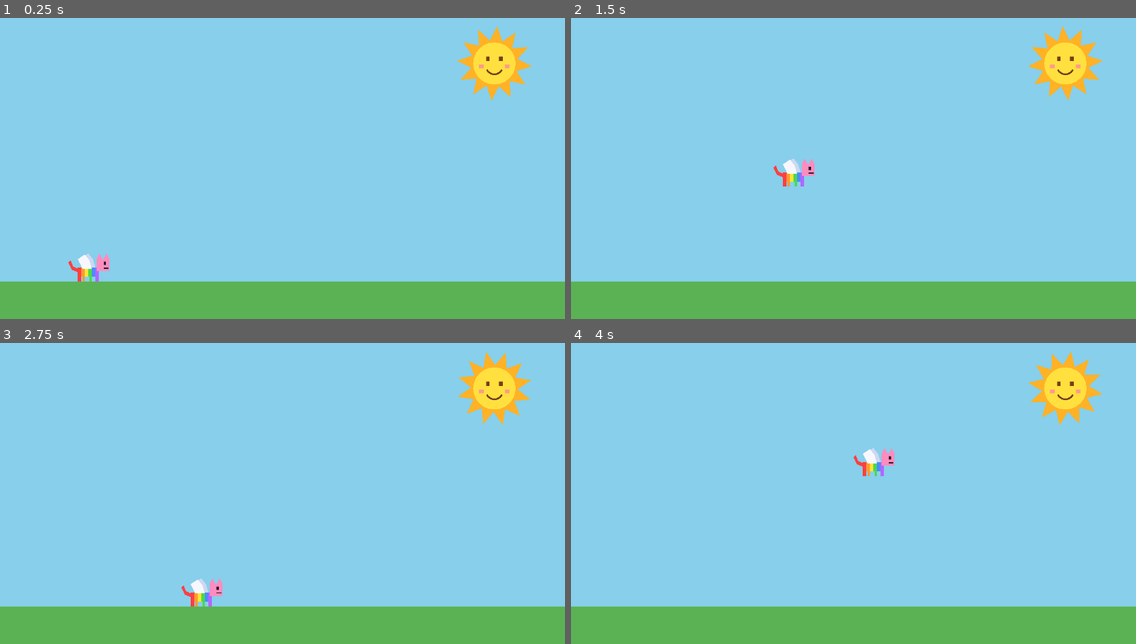
Above: before the commit, frames 1-4 (two rows, left to right).
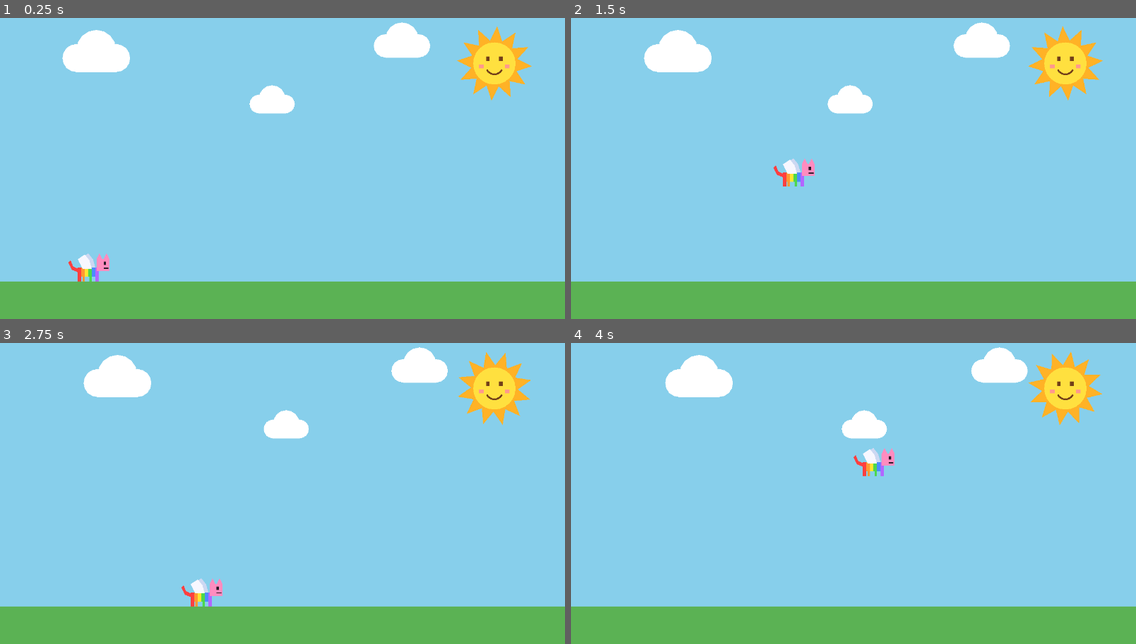
Above: after the commit, the same moments.

Repository: RangelReale/kid-catgame-ai
Game: Godot game, scene res://scenes/main.tscn
Two runs of this game, one before a commit and one after it. Both use one fixed random seed, a clock stepped at 60 frames per second and the inputs below.
Inputs:
- Up to frame 1 (0.25 s): no input
- Up to frame 2 (1.5 s): hold Right (move_right) from 0.53 s (still down); tap Space (jump) at 0.77, 1.07 s
- Up to frame 3 (2.75 s): tap Space (jump) at 1.52, 1.82 s; release Right (move_right) at 2.03 s; hold Left (move_left) from 2.03 s (still down)
- Up to frame 4 (4 s): release Left (move_left) at 2.78 s; hold Right (move_right) from 2.78 s (still down); tap Space (jump) at 3.02, 3.32, 3.77 s

The runs differ from the first frame. In frame 1, 2.7% of the frame differs, in the area x 11-77%, y 1-32%; in frame 2, 2.7%; in frame 3, 2.7%, in the area x 14-80%, y 1-32%; in frame 4, 2.7%.

Commit message:
Põe nuvens no céu
Co-Authored-By: Claude Opus 5.5 <noreply@anthropic.com>
Claude-Session: https://claude.ai/code/session_01FAz4MPdngpHdNutrNcTfLN

Diff:
--- /dev/null
+++ b/scenes/cloud/cloud.gd
@@ -0,0 +1,13 @@
+extends Node2D
+
+## How fast the cloud drifts to the right, in pixels per second.
+@export var speed: float = 6.0
+
+## Half the cloud's width, so it leaves the screen fully before coming back.
+const HALF_WIDTH := 30.0
+
+
+func _process(delta: float) -> void:
+	position.x += speed * scale.x * delta
+	if position.x - HALF_WIDTH * scale.x > get_viewport_rect().size.x:
+		position.x = -HALF_WIDTH * scale.x
--- /dev/null
+++ b/scenes/cloud/cloud.tscn
@@ -0,0 +1,23 @@
+[gd_scene load_steps=2 format=3]
+
+[ext_resource type="Script" path="res://scenes/cloud/cloud.gd" id="1_cloud"]
+
+[node name="Cloud" type="Node2D"]
+script = ExtResource("1_cloud")
+
+[node name="Visual" type="Node2D" parent="."]
+
+[node name="PuffLeft" type="Polygon2D" parent="Visual"]
+position = Vector2(-14, 2)
+polygon = PackedVector2Array(10, 0, 9.2, 3.8, 7.1, 7.1, 3.8, 9.2, 0, 10, -3.8, 9.2, -7.1, 7.1, -9.2, 3.8, -10, 0, -9.2, -3.8, -7.1, -7.1, -3.8, -9.2, 0, -10, 3.8, -9.2, 7.1, -7.1, 9.2, -3.8)
+
+[node name="PuffMiddle" type="Polygon2D" parent="Visual"]
+position = Vector2(0, -4)
+polygon = PackedVector2Array(14, 0, 12.9, 5.4, 9.9, 9.9, 5.4, 12.9, 0, 14, -5.4, 12.9, -9.9, 9.9, -12.9, 5.4, -14, 0, -12.9, -5.4, -9.9, -9.9, -5.4, -12.9, 0, -14, 5.4, -12.9, 9.9, -9.9, 12.9, -5.4)
+
+[node name="PuffRight" type="Polygon2D" parent="Visual"]
+position = Vector2(14, 2)
+polygon = PackedVector2Array(10, 0, 9.2, 3.8, 7.1, 7.1, 3.8, 9.2, 0, 10, -3.8, 9.2, -7.1, 7.1, -9.2, 3.8, -10, 0, -9.2, -3.8, -7.1, -7.1, -3.8, -9.2, 0, -10, 3.8, -9.2, 7.1, -7.1, 9.2, -3.8)
+
+[node name="Base" type="Polygon2D" parent="Visual"]
+polygon = PackedVector2Array(-14, 2, 14, 2, 14, 12, -14, 12)
--- a/scenes/levels/level_01.tscn
+++ b/scenes/levels/level_01.tscn
@@ -1,7 +1,8 @@
-[gd_scene load_steps=8 format=3]
+[gd_scene load_steps=9 format=3]
 
 [ext_resource type="PackedScene" path="res://scenes/player/player.tscn" id="1_player"]
 [ext_resource type="PackedScene" path="res://scenes/sun/sun.tscn" id="2_sun"]
+[ext_resource type="PackedScene" path="res://scenes/cloud/cloud.tscn" id="3_cloud"]
 
 [sub_resource type="RectangleShape2D" id="RectangleShape2D_floor"]
 size = Vector2(2400, 32)
@@ -25,6 +26,17 @@
 
 [node name="Sun" parent="Sky" instance=ExtResource("2_sun")]
 position = Vector2(420, 52)
+
+[node name="Cloud1" parent="Sky" instance=ExtResource("3_cloud")]
+position = Vector2(80, 45)
+scale = Vector2(1.2, 1.2)
+
+[node name="Cloud2" parent="Sky" instance=ExtResource("3_cloud")]
+position = Vector2(230, 85)
+scale = Vector2(0.8, 0.8)
+
+[node name="Cloud3" parent="Sky" instance=ExtResource("3_cloud")]
+position = Vector2(340, 35)
 
 [node name="Floor" type="StaticBody2D" parent="."]
 position = Vector2(960, 254)
Not shown, added: scenes/cloud/cloud.gd.uid
Not shown, changed: CLAUDE.md
Not shown, changed: docs/03-arquitetura.md
Not shown, changed: docs/05-roteiro.md
